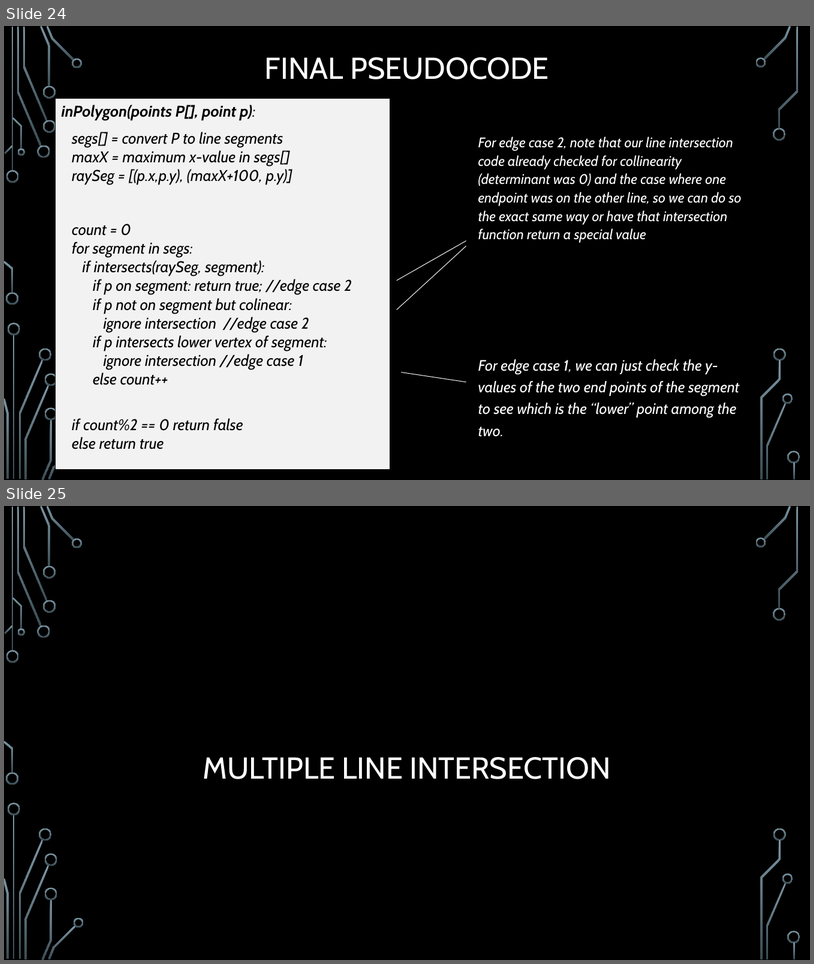
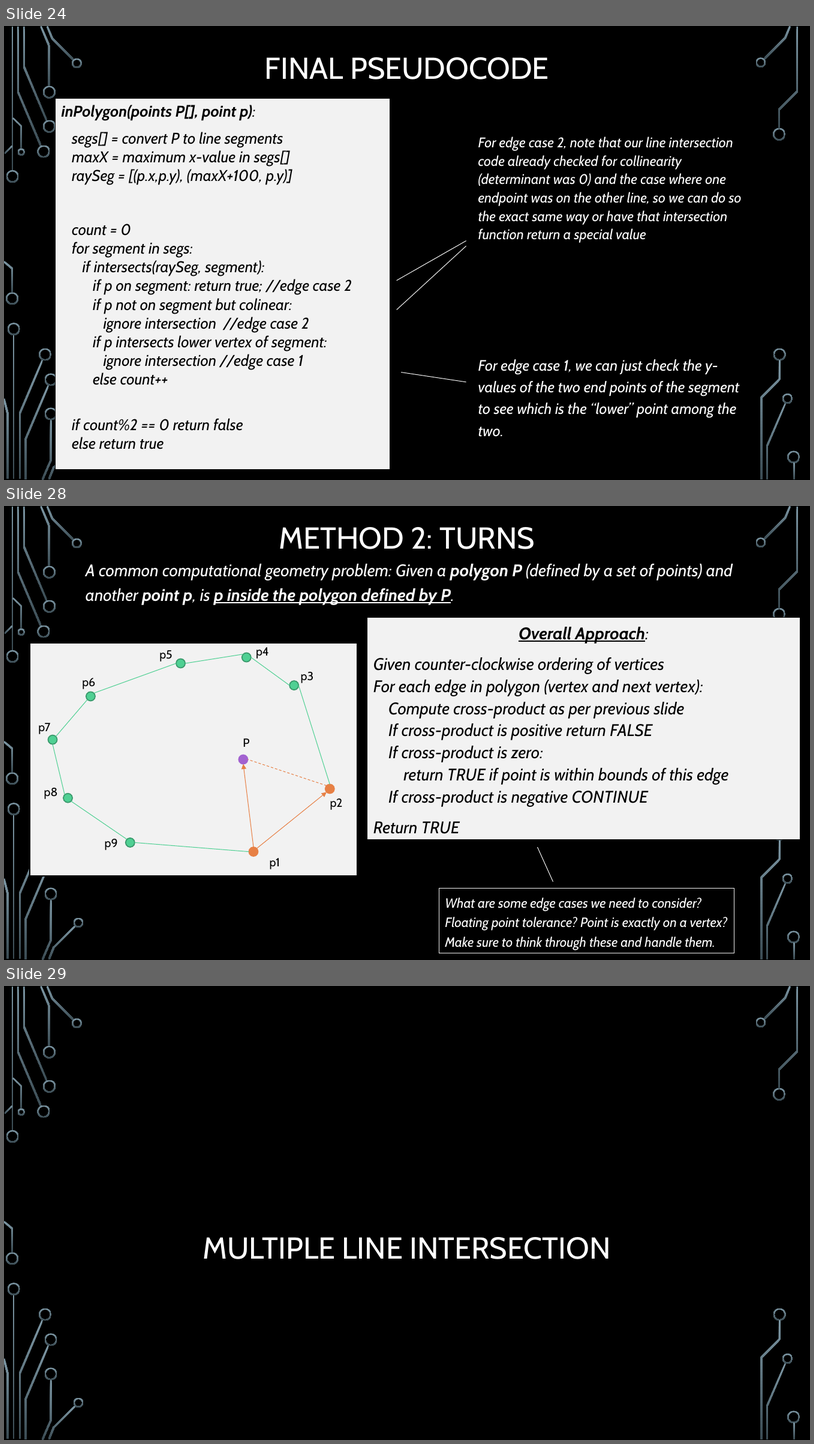
Before and after one commit to janiceeguo/advAlgo, a slide deck: slides/ComputationalGeom-part1-Intersections.pptx. Shown one above the other, each under a label of ours: slides 24 and 25 before the commit, slides 24, 28 and 29 after it; the slides between them are not shown. The pictures are 814x964 and 814x1444 pixels, drawn with LibreOffice and Linux fonts; fonts in the diff are those of the drawing; background and template pictures are left out. Boxes give left, top, right and bottom in pixels: in the first picture for what was removed or moved away, otherwise in the second. Text is boxed around its words. In the diff, an @@ line names an element or a change of style, - is before the commit and + after.

```diff
--- a/slides/ComputationalGeom-part1-Intersections.pptx
+++ b/slides/ComputationalGeom-part1-Intersections.pptx
@@ slide 28 added at [4,506,810,960], background picture (left out); not listed: 34 template elements that a slide beside it also shows @@
@@ title added at [279,527,535,549], 36 pt, text #FFFFFF @@
+METHOD 2: TURNS
@@ text added at [86,564,733,604], 20 pt, text #FFFFFF, italic @@
+A common computational geometry problem: Given a polygon P (defined by a set of points) and another point p, is p inside the polygon defined by P.
@@ rectangle added at [368,618,801,839], fill #F2F2F2, outline #000000 0.75 pt, 20 pt, text #000000, italic @@
+Overall Approach:
+Given counter-clockwise ordering of vertices
+For each edge in polygon (vertex and next vertex):
+Compute cross-product as per previous slide
+If cross-product is positive return FALSE
+If cross-product is zero:
+return TRUE if point is within bounds of this edge
+If cross-product is negative CONTINUE
+Return TRUE
@@ group added at [29,643,357,876]: 10 ellipses, 10 texts, 9 lines, 2 arrows, 1 rectangle @@
+p1
+p2
+p3
+p4
+p5
+p6
+p7
+p8
+p9
+P
@@ line added from (553, 882) to (537, 847), #F2F2F2 0.75 pt @@
@@ rectangle added at [440,888,735,953], outline #F2F2F2 0.75 pt, 16 pt, text #FFFFFF, italic @@
+What are some edge cases we need to consider? Floating point tolerance? Point is exactly on a vertex? Make sure to think through these and handle them.
@@ what was slide 25 is now slide 29 @@
```
Also in this commit, not shown: 7 slides changed, 3 other slides added, 3 other files.
